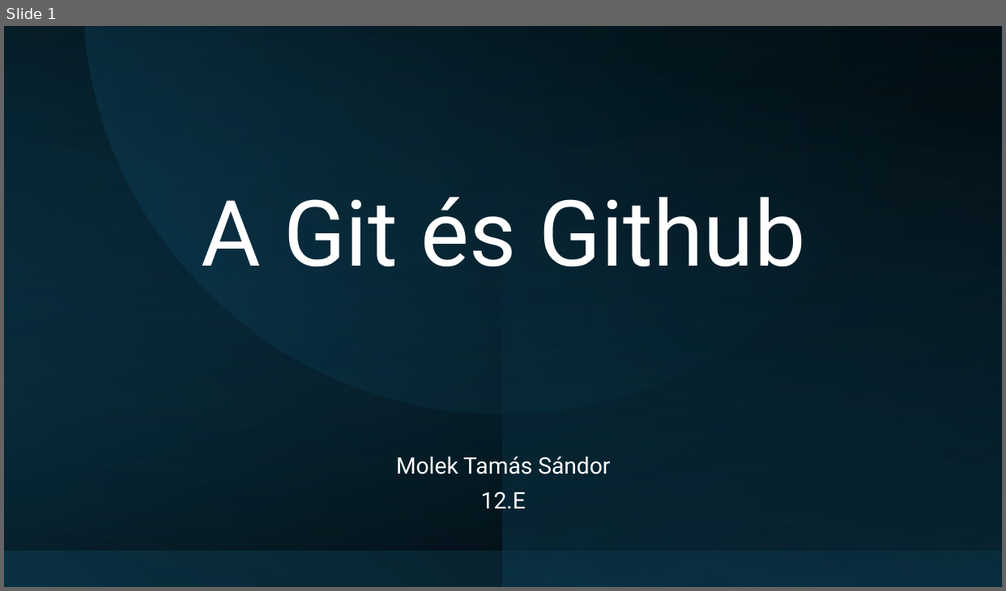
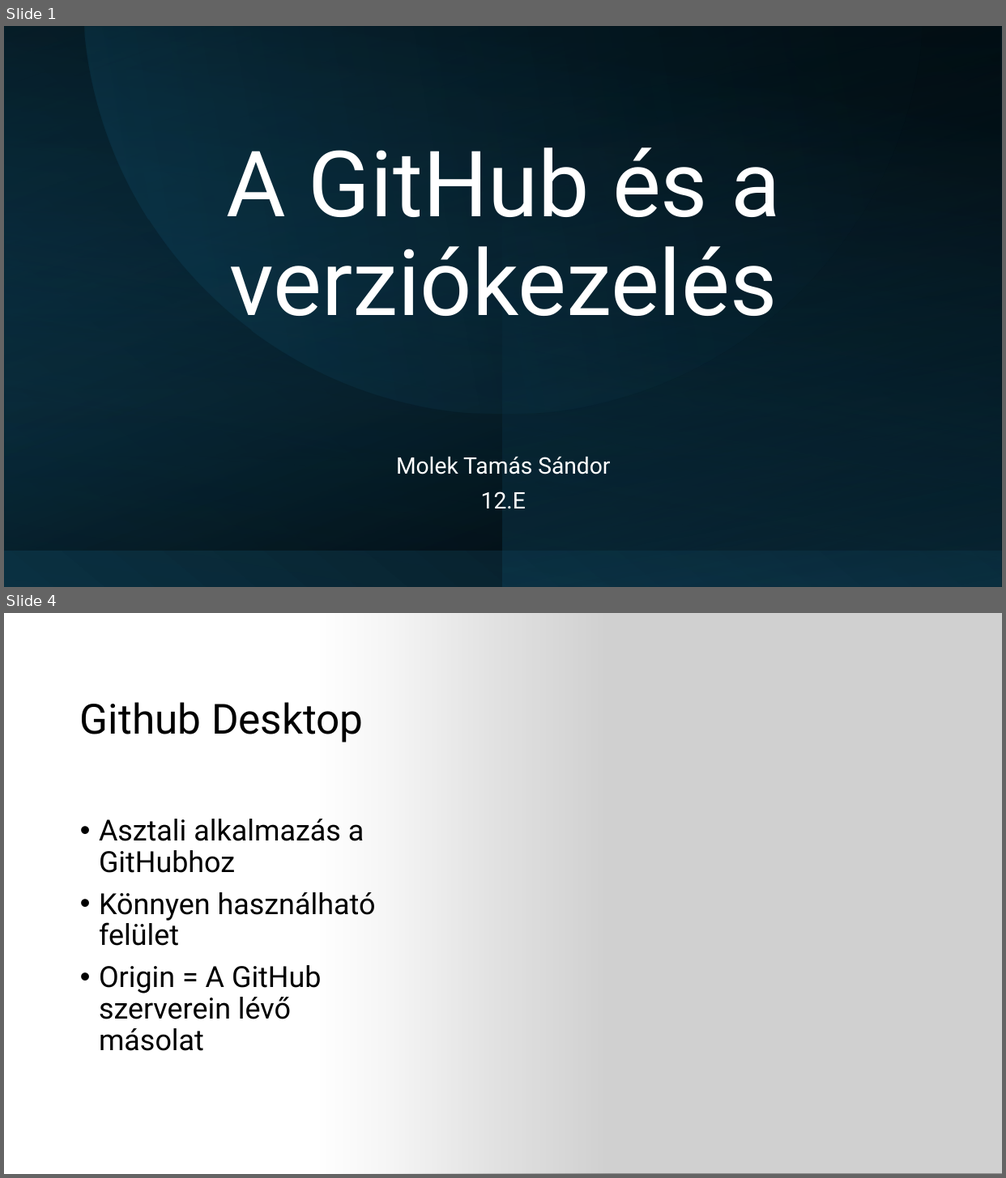
Before and after one commit to Maho-Yoshino/School_Notes, a slide deck: 2025-2026/IKT/github/Github.pptx. Shown one above the other, each under a label of ours: slide 1 before the commit, slides 1 and 4 after it; the slides between them are not shown. The pictures are 1006x591 and 1006x1178 pixels, drawn with LibreOffice and Linux fonts; fonts in the diff are those of the drawing; grey boxes stand for pictures. Boxes give left, top, right and bottom in pixels: in the first picture for what was removed or moved away, otherwise in the second. Text is boxed around its words. In the diff, an @@ line names an element or a change of style, - is before the commit and + after.

```diff
--- a/2025-2026/IKT/github/Github.pptx
+++ b/2025-2026/IKT/github/Github.pptx
@@ slide 4 added at box(4, 613, 1002, 1174), background #FFFFFF @@
@@ rectangle added at box(4, 613, 609, 1174), fill gradient #FFFFFF @@
@@ picture added at box(273, 613, 1002, 1174) @@
@@ title added at box(80, 702, 364, 743), 40 pt, text #000000 @@
+Github Desktop
@@ text added at box(99, 819, 376, 1051), 28 pt, text #000000 @@
+• Asztali alkalmazás a GitHubhoz
+• Könnyen használható felület
+• Origin = A GitHub szerverein lévő másolat
@@ slide 1 changed as well @@
@@ title at box(226, 148, 780, 316): text changed @@
-A Git és Github
+A GitHub és a verziókezelés
```
Also in this commit, not shown: 1 other slide changed, 9 other slides added, 2 slides removed, 5 other files.
